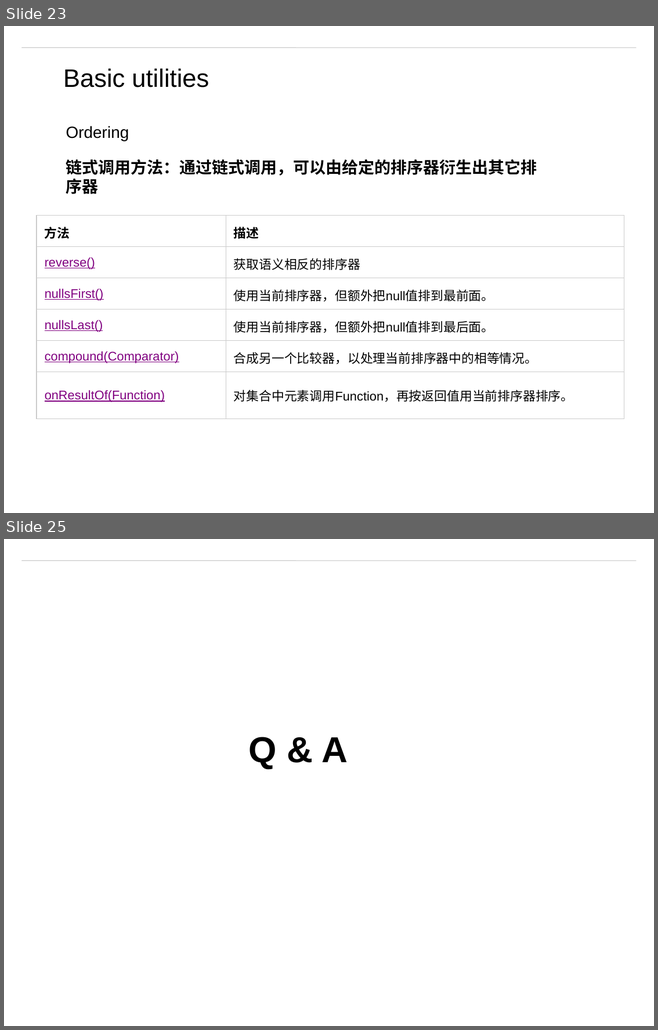
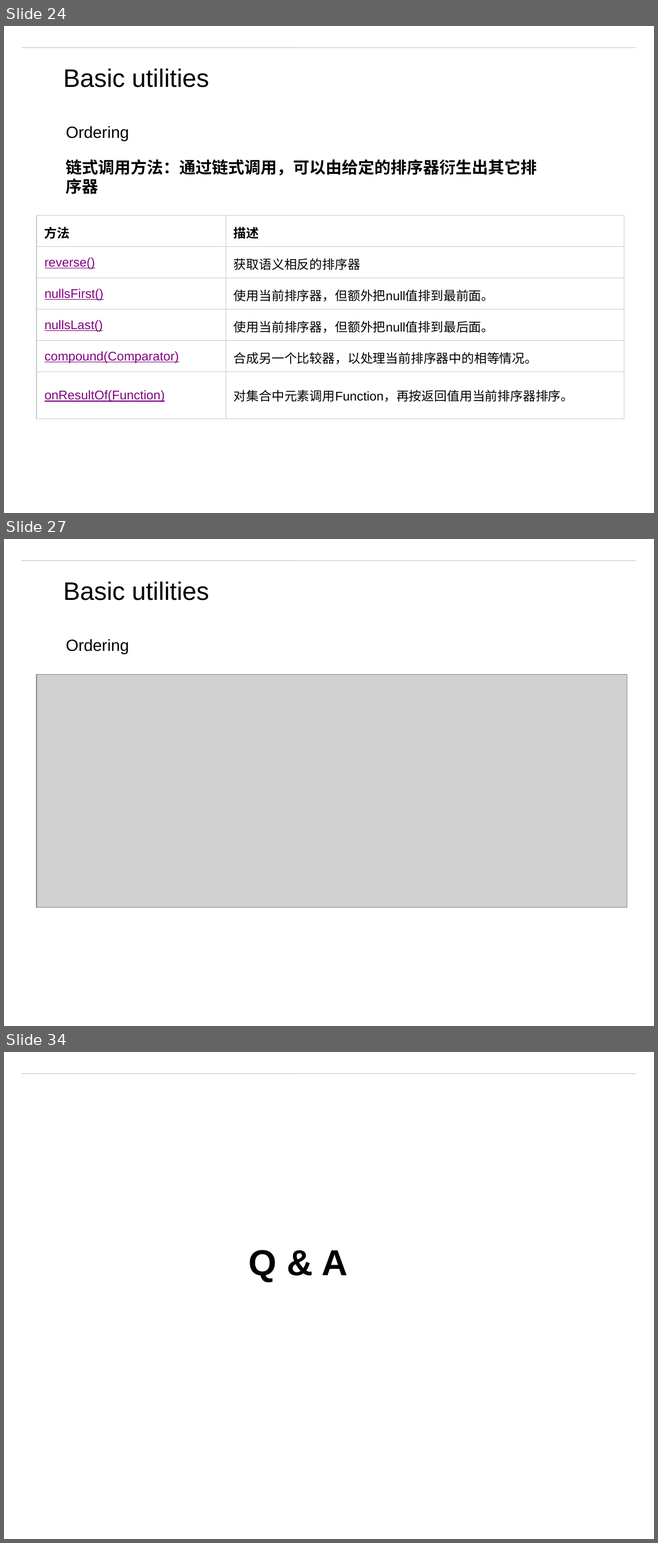
Before and after one commit to matt19870107/Guava, a slide deck: Guava.pptx. Shown one above the other, each under a label of ours: slides 23 and 25 before the commit, slides 24, 27 and 34 after it; the slides between them are not shown. The pictures are 658x1030 and 658x1543 pixels, drawn with LibreOffice and Linux fonts; fonts in the diff are those of the drawing; grey boxes stand for pictures; background and template pictures are left out. Boxes give left, top, right and bottom in pixels: in the first picture for what was removed or moved away, otherwise in the second. Text is boxed around its words. In the diff, an @@ line names an element or a change of style, - is before the commit and + after.

```diff
--- a/Guava.pptx
+++ b/Guava.pptx
@@ slide 27 added at (4, 539, 654, 1026), background #FFFFFF; not listed: 1 template element that a slide beside it also shows @@
@@ text added at (63, 581, 209, 600), 28 pt, text #000000 @@
+Basic utilities
@@ text added at (66, 639, 129, 654), 18 pt, text #000000 @@
+Ordering
@@ picture added at (36, 674, 626, 907) @@
@@ what was slide 23 is now slide 24 @@
@@ what was slide 25 is now slide 34 @@
```
Also in this commit, not shown: 1 slide changed, 8 other slides added, 11 other files.
